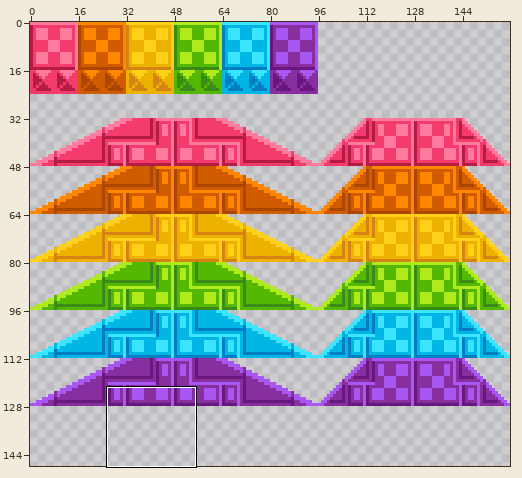
Edited in one commit: sprite sheet (assets/tileset.png). The first picture is a wide view before the edit; the outline marks the close-up.
Close-up. Before the commit:
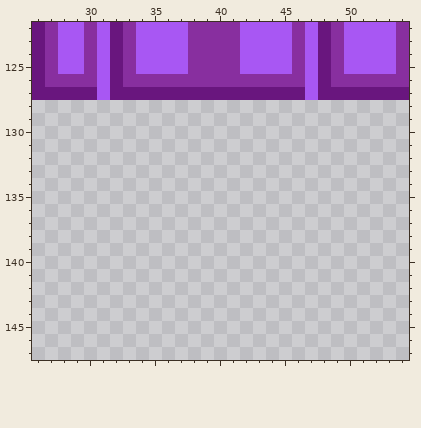
The file is 160x160 pixels. Shown: x 26..54, y 122..147. The wide view leaves out empty margins.
And afterwards:
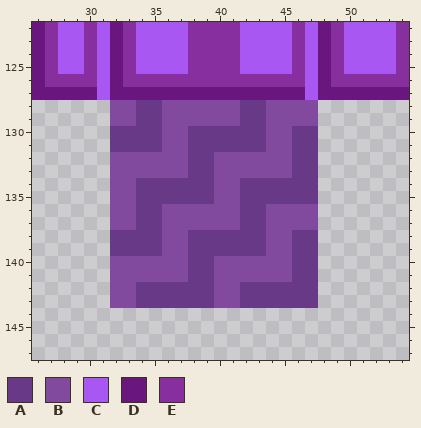
Palette (. is transparent): A #673987  B #814a9e  C #a857f3  D #69167e  E #882f9f
The edit:
y 128..129: x 32..47 ................ -> BBAABBBBBBAABBBB
y 130..131: x 32..47 ................ -> AAAABBAAAAAABBAA
y 132..133: x 32..47 ................ -> BBBBBBAABBBBBBAA
y 134..135: x 32..47 ................ -> BBAAAAAABBAAAAAA
y 136..137: x 32..47 ................ -> BBAABBBBBBAABBBB
y 138..139: x 32..47 ................ -> AAAABBAAAAAABBAA
y 140..141: x 32..47 ................ -> BBBBBBAABBBBBBAA
y 142..143: x 32..47 ................ -> BBAAAAAABBAAAAAA
